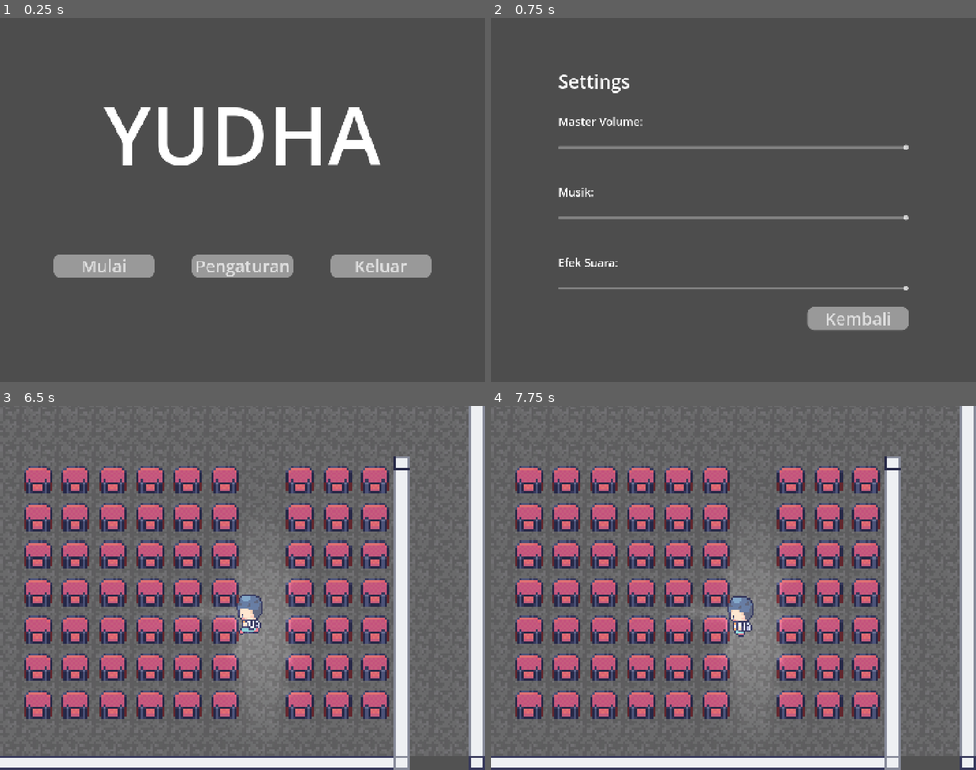
Above: before the commit, frames 1-4 (two rows, left to right).
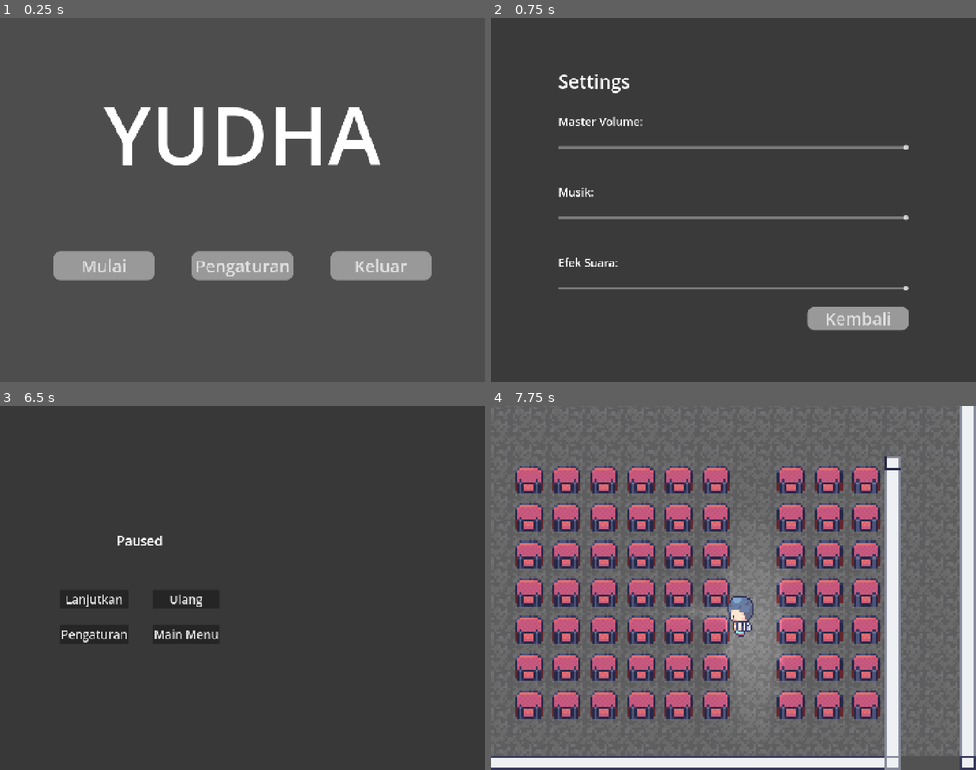
Above: after the commit, the same moments.

Repository: ameegalluvia/Undergo-GIMJAM-WALUH
Game: Godot game, scene res://Scene/sistem/main_menu.tscn
The game is run twice, just before and just after one commit, with the same random seed, the same clock (stepped at 60 frames per second) and the same inputs. Sound files missing from this copy of the repository are replaced by a short silence.
Inputs (mouse positions are in pixels of both pictures, inside the frame that each line leads up to):
- Up to frame 1 (0.25 s): no input
- Up to frame 2 (0.75 s): click "Pengaturan" at 0.5 s
- Up to frame 3 (6.5 s): click "Kembali" at 1.25 s; click "Mulai" at 2 s; tap Enter (ui_accept) at 2.75, 3.02, 3.77, 5.27, 6.02 s; move the mouse to (349, 569) at 2.77 s; hold D (move_right) 2.78-3.53 s; click (349, 569) at 2.92 s; move the mouse to (145, 606) at 3.52 s; hold S (move_down) 3.53-4.28 s; move the mouse to (291, 507) at 4.27 s; hold D (move_right) 4.28-5.03 s; move the mouse to (218, 660) at 5.02 s; hold W (move_up) 5.03-5.78 s; click (218, 660) at 5.17 s; move the mouse to (388, 642) at 5.77 s; hold A (move_left) from 5.78 s (still down); tap Escape (ui_cancel) at 6.4 s
- Up to frame 4 (7.75 s): release A (move_left) at 6.5 s; click (583, 598) at 6.5 s, where only the run after the commit has a clickable "Lanjutkan"; move the mouse to (588, 533) at 7.27 s; hold A (move_left) from 7.28 s (still down); tap Enter (ui_accept) at 7.52 s

The runs differ from the first frame. In frame 1, 1.1% of the frame differs, in the area x 11-89%, y 64-73%; in frame 2, less than 0.1%; in frame 3, 95%, in the area x 0-100%, y 0-100%; in frame 4, nothing differs.

Commit message:
add pause menu

Diff:
--- a/Scene/sistem/main_menu.tscn
+++ b/Scene/sistem/main_menu.tscn
@@ -63,7 +63,7 @@
 theme_override_constants/separation = 111
 
 [node name="Start" type="Button" parent="MarginContainer/Main Menu/HBoxContainer" unique_id=713610872]
-custom_minimum_size = Vector2(300, 0)
+custom_minimum_size = Vector2(300, 85)
 layout_mode = 2
 size_flags_horizontal = 4
 size_flags_vertical = 4
@@ -74,7 +74,7 @@
 text = "Mulai"
 
 [node name="Settings" type="Button" parent="MarginContainer/Main Menu/HBoxContainer" unique_id=276570986]
-custom_minimum_size = Vector2(300, 0)
+custom_minimum_size = Vector2(300, 85)
 layout_mode = 2
 size_flags_horizontal = 4
 size_flags_vertical = 4
@@ -85,7 +85,7 @@
 text = "Pengaturan"
 
 [node name="Quit" type="Button" parent="MarginContainer/Main Menu/HBoxContainer" unique_id=661048168]
-custom_minimum_size = Vector2(300, 0)
+custom_minimum_size = Vector2(300, 85)
 layout_mode = 2
 size_flags_horizontal = 4
 size_flags_vertical = 4
--- /dev/null
+++ b/Scene/sistem/pause_menu.tscn
@@ -0,0 +1,156 @@
+[gd_scene format=3 uid="uid://cjoa35vmonoj1"]
+
+[ext_resource type="Script" uid="uid://b4a1wfbhethjv" path="res://Script/pause_menu.gd" id="1_wk7bi"]
+
+[node name="PauseMenu" type="CanvasLayer" unique_id=762807842]
+process_mode = 3
+script = ExtResource("1_wk7bi")
+
+[node name="Control" type="Control" parent="." unique_id=133330326]
+layout_mode = 3
+anchors_preset = 15
+anchor_right = 1.0
+anchor_bottom = 1.0
+grow_horizontal = 2
+grow_vertical = 2
+size_flags_horizontal = 3
+size_flags_vertical = 3
+
+[node name="ColorRect" type="ColorRect" parent="Control" unique_id=1934673621]
+layout_mode = 1
+anchors_preset = 15
+anchor_right = 1.0
+anchor_bottom = 1.0
+grow_horizontal = 2
+grow_vertical = 2
+color = Color(0.21806103, 0.21806103, 0.21806103, 1)
+
+[node name="MarginContainer" type="MarginContainer" parent="Control" unique_id=802487211]
+layout_mode = 1
+anchors_preset = 15
+anchor_right = 1.0
+anchor_bottom = 1.0
+grow_horizontal = 2
+grow_vertical = 2
+theme_override_constants/margin_left = 111
+theme_override_constants/margin_top = 114
+theme_override_constants/margin_right = 111
+theme_override_constants/margin_bottom = 114
+
+[node name="HBoxContainer" type="HBoxContainer" parent="Control/MarginContainer" unique_id=400766787]
+layout_mode = 2
+
+[node name="VBoxContainer" type="VBoxContainer" parent="Control/MarginContainer/HBoxContainer" unique_id=1224634143]
+layout_mode = 2
+size_flags_horizontal = 3
+size_flags_vertical = 4
+theme_override_constants/separation = 118
+
+[node name="Label2" type="Label" parent="Control/MarginContainer/HBoxContainer/VBoxContainer" unique_id=113762845]
+layout_mode = 2
+size_flags_horizontal = 4
+size_flags_vertical = 6
+theme_override_font_sizes/font_size = 39
+text = "Paused"
+
+[node name="GridContainer" type="GridContainer" parent="Control/MarginContainer/HBoxContainer/VBoxContainer" unique_id=1138709524]
+layout_mode = 2
+size_flags_horizontal = 4
+theme_override_constants/h_separation = 71
+theme_override_constants/v_separation = 47
+columns = 2
+
+[node name="Resume" type="Button" parent="Control/MarginContainer/HBoxContainer/VBoxContainer/GridContainer" unique_id=1425514838]
+layout_mode = 2
+theme_override_font_sizes/font_size = 35
+text = "Lanjutkan"
+
+[node name="Restart" type="Button" parent="Control/MarginContainer/HBoxContainer/VBoxContainer/GridContainer" unique_id=1623648053]
+layout_mode = 2
+theme_override_font_sizes/font_size = 35
+text = "Ulang"
+
+[node name="Settings" type="Button" parent="Control/MarginContainer/HBoxContainer/VBoxContainer/GridContainer" unique_id=336616523]
+layout_mode = 2
+theme_override_font_sizes/font_size = 35
+text = "Pengaturan"
+
+[node name="Main Menu" type="Button" parent="Control/MarginContainer/HBoxContainer/VBoxContainer/GridContainer" unique_id=32743621]
+layout_mode = 2
+theme_override_font_sizes/font_size = 35
+text = "Main Menu"
+
+[node name="Label" type="Label" parent="Control/MarginContainer/HBoxContainer" unique_id=1691089454]
+layout_mode = 2
+size_flags_horizontal = 3
+size_flags_vertical = 1
+
+[node name="ConfirmOverlay" type="Control" parent="." unique_id=488400402]
+layout_mode = 3
+anchors_preset = 15
+anchor_right = 1.0
+anchor_bottom = 1.0
+grow_horizontal = 2
+grow_vertical = 2
+
+[node name="Dim" type="ColorRect" parent="ConfirmOverlay" unique_id=504225432]
+layout_mode = 1
+anchors_preset = 15
+anchor_right = 1.0
+anchor_bottom = 1.0
+grow_horizontal = 2
+grow_vertical = 2
+color = Color(0.22959325, 0.22959325, 0.22959322, 1)
+
+[node name="CenterContainer" type="CenterContainer" parent="ConfirmOverlay" unique_id=1013986466]
+layout_mode = 1
+anchors_preset = 15
+anchor_right = 1.0
+anchor_bottom = 1.0
+grow_horizontal = 2
+grow_vertical = 2
+
+[node name="Panel" type="Panel" parent="ConfirmOverlay/CenterContainer" unique_id=20674649]
+custom_minimum_size = Vector2(530, 280)
+layout_mode = 2
+
+[node name="MarginContainer" type="MarginContainer" parent="ConfirmOverlay/CenterContainer/Panel" unique_id=1724696049]
+layout_mode = 1
+anchors_preset = 15
+anchor_right = 1.0
+anchor_bottom = 1.0
+grow_horizontal = 2
+grow_vertical = 2
+theme_override_constants/margin_left = 20
+theme_override_constants/margin_top = 20
+theme_override_constants/margin_right = 20
+theme_override_constants/margin_bottom = 20
+
+[node name="VBoxContainer" type="VBoxContainer" parent="ConfirmOverlay/CenterContainer/Panel/MarginContainer" unique_id=87122778]
+layout_mode = 2
+
+[node name="MessageLabel" type="Label" parent="ConfirmOverlay/CenterContainer/Panel/MarginContainer/VBoxContainer" unique_id=878393340]
+layout_mode = 2
+size_flags_vertical = 6
+horizontal_alignment = 1
+
+[node name="HBoxContainer" type="HBoxContainer" parent="ConfirmOverlay/CenterContainer/Panel/MarginContainer/VBoxContainer" unique_id=1057822619]
+layout_mode = 2
+size_flags_vertical = 6
+theme_override_constants/separation = 104
+alignment = 1
+
+[node name="YesButton" type="Button" parent="ConfirmOverlay/CenterContainer/Panel/MarginContainer/VBoxContainer/HBoxContainer" unique_id=136252056]
+custom_minimum_size = Vector2(105, 0)
+layout_mode = 2
+text = "Yes"
+
+[node name="NoButton" type="Button" parent="ConfirmOverlay/CenterContainer/Panel/MarginContainer/VBoxContainer/HBoxContainer" unique_id=1822685188]
+custom_minimum_size = Vector2(105, 0)
+layout_mode = 2
+text = "No"
+
+[connection signal="pressed" from="Control/MarginContainer/HBoxContainer/VBoxContainer/GridContainer/Resume" to="." method="_on_resume_pressed"]
+[connection signal="pressed" from="Control/MarginContainer/HBoxContainer/VBoxContainer/GridContainer/Restart" to="." method="_on_restart_pressed"]
+[connection signal="pressed" from="Control/MarginContainer/HBoxContainer/VBoxContainer/GridContainer/Settings" to="." method="_on_settings_pressed"]
+[connection signal="pressed" from="Control/MarginContainer/HBoxContainer/VBoxContainer/GridContainer/Main Menu" to="." method="_on_main_menu_pressed"]
--- a/Scene/sistem/settings.tscn
+++ b/Scene/sistem/settings.tscn
@@ -23,6 +23,7 @@
 corner_radius_bottom_left = 20
 
 [node name="Settings" type="Control" unique_id=872609686]
+process_mode = 3
 layout_mode = 3
 anchors_preset = 15
 anchor_right = 1.0
@@ -30,6 +31,15 @@
 grow_horizontal = 2
 grow_vertical = 2
 script = ExtResource("1_ewhy3")
+
+[node name="ColorRect" type="ColorRect" parent="." unique_id=1696210349]
+layout_mode = 1
+anchors_preset = 15
+anchor_right = 1.0
+anchor_bottom = 1.0
+grow_horizontal = 2
+grow_vertical = 2
+color = Color(0.22670749, 0.22670749, 0.22670746, 1)
 
 [node name="MarginContainer" type="MarginContainer" parent="." unique_id=56990469]
 layout_mode = 1
--- a/Script/AudioManager.gd
+++ b/Script/AudioManager.gd
@@ -16,7 +16,12 @@
 var max_sfx_players: int = 8
 var sfx_index: int = 0
 
+# Menyimpan path scene sebelumnya agar tombol Back tahu harus kemana
+var previous_scene_path: String = ""
+
 func _ready() -> void:
+	process_mode = Node.PROCESS_MODE_ALWAYS
+
 	# 1. Inisialisasi Audio Bus
 	master_bus = AudioServer.get_bus_index("Master")
 	music_bus = AudioServer.get_bus_index("Music")
--- a/Script/main_menu.gd
+++ b/Script/main_menu.gd
@@ -7,13 +7,15 @@
 const MENU_BGM = preload("res://assets/audio/music/Pineapple Under The Sea.ogg")
 
 func _ready() -> void:
-	AudioManager.play_music(MENU_BGM, 1.0)
+	AudioManager.play_music(MENU_BGM)
 
 func _on_start_pressed() -> void:
 	get_tree().change_scene_to_file("res://Scene/ruangan/bioskop.tscn")
 
 
 func _on_settings_pressed() -> void:
+	# Simpan bahwa kita berasal dari Main Menu
+	AudioManager.previous_scene_path = get_tree().current_scene.scene_file_path
 	get_tree().change_scene_to_file("res://Scene/sistem/settings.tscn")
 
 
--- /dev/null
+++ b/Script/pause_menu.gd
@@ -0,0 +1,112 @@
+extends CanvasLayer
+
+const SETTINGS_SCENE := preload("res://Scene/sistem/settings.tscn")
+var settings_instance: Control = null
+
+@onready var confirm_overlay: Control = $ConfirmOverlay
+@onready var message_label: Label = $ConfirmOverlay/CenterContainer/Panel/MarginContainer/VBoxContainer/MessageLabel
+@onready var yes_button: Button = $ConfirmOverlay/CenterContainer/Panel/MarginContainer/VBoxContainer/HBoxContainer/YesButton
+@onready var no_button: Button = $ConfirmOverlay/CenterContainer/Panel/MarginContainer/VBoxContainer/HBoxContainer/NoButton
+
+var pending_action: Callable
+
+func _ready() -> void:
+	hide()
+	confirm_overlay.hide()
+	yes_button.pressed.connect(_on_yes_pressed)
+	no_button.pressed.connect(_close_confirm)
+
+func _input(event: InputEvent) -> void:
+	if not event.is_action_pressed("ui_cancel"):
+		return
+
+	# 1. Konfirmasi terbuka: ESC = batal
+	if confirm_overlay.visible:
+		_close_confirm()
+		get_viewport().set_input_as_handled()
+		return
+
+	# 2. Settings overlay terbuka: ESC = kembali ke pause menu
+	if is_instance_valid(settings_instance):
+		settings_instance.close()
+		get_viewport().set_input_as_handled()
+		return
+
+	# 3. Abaikan ESC di scene non-gameplay
+	var path := get_tree().current_scene.scene_file_path
+	if path.contains("main_menu.tscn") or path.contains("settings.tscn"):
+		return
+
+	toggle_pause()
+	get_viewport().set_input_as_handled()
+
+func toggle_pause() -> void:
+	if get_tree().paused:
+		resume_game()
+	else:
+		pause_game()
+
+func pause_game() -> void:
+	get_tree().paused = true
+	show()
+
+func resume_game() -> void:
+	get_tree().paused = false
+	confirm_overlay.hide()
+	hide()
+
+# --- Konfirmasi ---
+
+func _ask_confirm(message: String, action: Callable) -> void:
+	pending_action = action
+	message_label.text = message
+	confirm_overlay.show()
+	no_button.grab_focus()   # default ke Batal biar aman
+
+func _close_confirm() -> void:
+	confirm_overlay.hide()
+	pending_action = Callable()
+
+func _on_yes_pressed() -> void:
+	confirm_overlay.hide()
+	if pending_action.is_valid():
+		pending_action.call()
+	pending_action = Callable()
+
+# --- Tombol pause menu ---
+
+func _on_resume_pressed() -> void:
+	resume_game()
+
+func _on_restart_pressed() -> void:
+	_ask_confirm("Yakin mau restart? Progres level ini akan hilang.", _do_restart)
+
+func _do_restart() -> void:
+	resume_game()
+	get_tree().reload_current_scene()
+
+func _on_main_menu_pressed() -> void:
+	_ask_confirm("Yakin kembali ke Main Menu? Progres akan hilang.", _do_main_menu)
+
+func _do_main_menu() -> void:
+	resume_game()
+	get_tree().change_scene_to_file("res://Scene/sistem/main_menu.tscn")
+
+# --- Settings overlay ---
+
+func _on_settings_pressed() -> void:
+	settings_instance = SETTINGS_SCENE.instantiate()
+	settings_instance.as_overlay = true
+	settings_instance.process_mode = Node.PROCESS_MODE_ALWAYS
+	add_child(settings_instance)
+	settings_instance.closed.connect(_on_settings_closed)
+	_set_menu_visible(false)
+
+func _on_settings_closed() -> void:
+	settings_instance = null
+	_set_menu_visible(true)
+
+func _set_menu_visible(value: bool) -> void:
+	for c in get_children():
+		if c is CanvasItem and c != settings_instance and c != confirm_overlay:
+			c.visible = value
--- a/Script/settings.gd
+++ b/Script/settings.gd
@@ -1,4 +1,7 @@
 extends Control
+
+signal closed
+var as_overlay := false   # true kalau dibuka dari pause menu
 
 @onready var master_slider: HSlider = $"MarginContainer/VBoxContainer/VBoxContainer/Master Volume"
 @onready var music_slider: HSlider = $MarginContainer/VBoxContainer/VBoxContainer/Musik
@@ -20,4 +23,16 @@
 	AudioManager.set_volume_linear("SFX", value)
 
 func _on_kembali_pressed() -> void:
-	get_tree().change_scene_to_file("res://Scene/sistem/main_menu.tscn")
+	if as_overlay:
+		closed.emit()
+		queue_free()
+		return
+
+	# Mode scene biasa (dibuka dari Main Menu)
+	if AudioManager.previous_scene_path != "":
+		get_tree().change_scene_to_file(AudioManager.previous_scene_path)
+	else:
+		get_tree().change_scene_to_file("res://Scene/sistem/main_menu.tscn")
+
+func close() -> void:
+	_on_kembali_pressed()
--- a/project.godot
+++ b/project.godot
@@ -22,6 +22,7 @@
 [autoload]
 
 AudioManager="*uid://csjpygqp52dco"
+PauseMenu="*uid://cjoa35vmonoj1"
 
 [display]
 
Not shown, added: Script/pause_menu.gd.uid
Renamed: assets/Gambar/gambar1.jpeg -> assets/Cutscenes/gambar1.jpeg
Not shown, changed: assets/Cutscenes/gambar1.jpeg.import
Renamed: assets/Gambar/gambar2.jpg -> assets/Cutscenes/gambar2.jpg
Not shown, changed: assets/Cutscenes/gambar2.jpg.import
